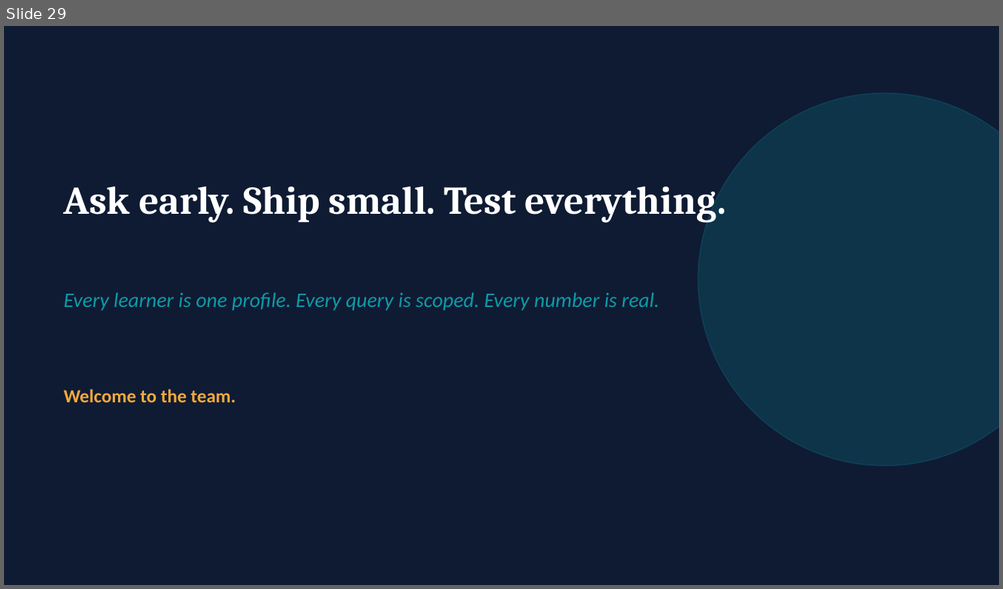
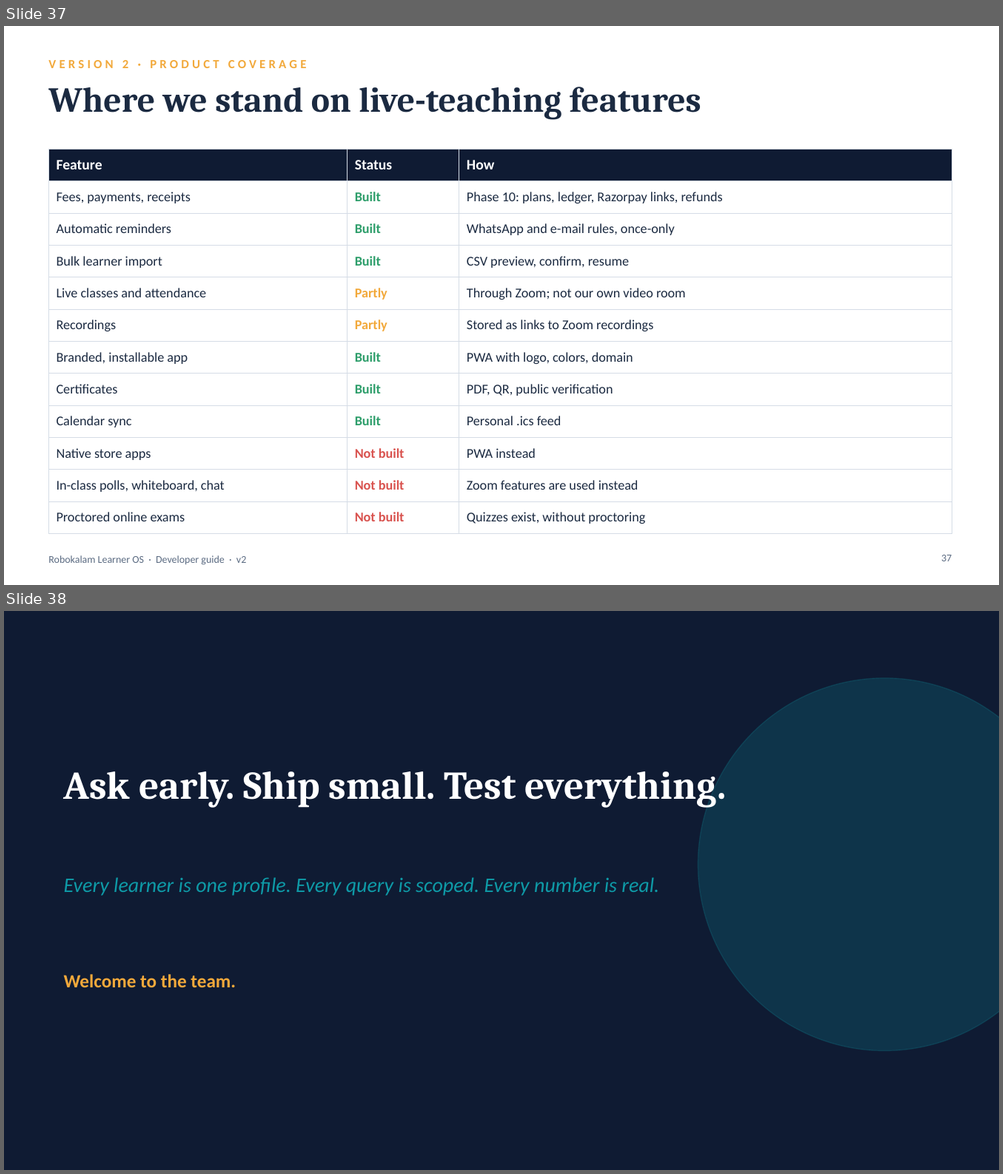
Before and after one commit to abhinayame/robokalamOS, a slide deck: docs/Robokalam-Learner-OS-Developer-Guide.pptx. Shown one above the other, each under a label of ours: slide 29 before the commit, slides 37 and 38 after it. The pictures are 1003x589 and 1003x1174 pixels, drawn with LibreOffice and Linux fonts; fonts in the diff are those of the drawing. Boxes give left, top, right and bottom in pixels: in the first picture for what was removed or moved away, otherwise in the second. Text is boxed around its words. In the diff, an @@ line names an element or a change of style, - is before the commit and + after.

```diff
--- a/docs/Robokalam-Learner-OS-Developer-Guide.pptx
+++ b/docs/Robokalam-Learner-OS-Developer-Guide.pptx
@@ slide 37 added at [4, 26, 999, 585], background #FFFFFF @@
@@ text added at [48, 60, 307, 68], 12 pt, text #F2A93B, bold @@
+VERSION 2 · PRODUCT COVERAGE
@@ text added at [48, 87, 701, 119], 34 pt, text #1B2A41, bold @@
+Where we stand on live-teaching features
@@ table added at [48, 149, 951, 527], 12 rows, 3 columns @@
+Feature | Status | How
+Fees, payments, receipts | Built | Phase 10: plans, ledger, Razorpay links, refunds
+Automatic reminders | Built | WhatsApp and e-mail rules, once-only
+Bulk learner import | Built | CSV preview, confirm, resume
+Live classes and attendance | Partly | Through Zoom; not our own video room
+Recordings | Partly | Stored as links to Zoom recordings
+Branded, installable app | Built | PWA with logo, colors, domain
+Certificates | Built | PDF, QR, public verification
+Calendar sync | Built | Personal .ics feed
+Native store apps | Not built | PWA instead
+In-class polls, whiteboard, chat | Not built | Zoom features are used instead
+Proctored online exams | Not built | Quizzes exist, without proctoring
@@ text added at [48, 556, 246, 565], 10 pt, text #5B6B82 @@
+Robokalam Learner OS · Developer guide · v2
@@ page number added at [941, 555, 951, 562], 10 pt, text #5B6B82 @@
+37
@@ what was slide 29 is now slide 38 @@
```
Also in this commit, not shown: 28 slides changed, 8 other slides added, 4 other files.
